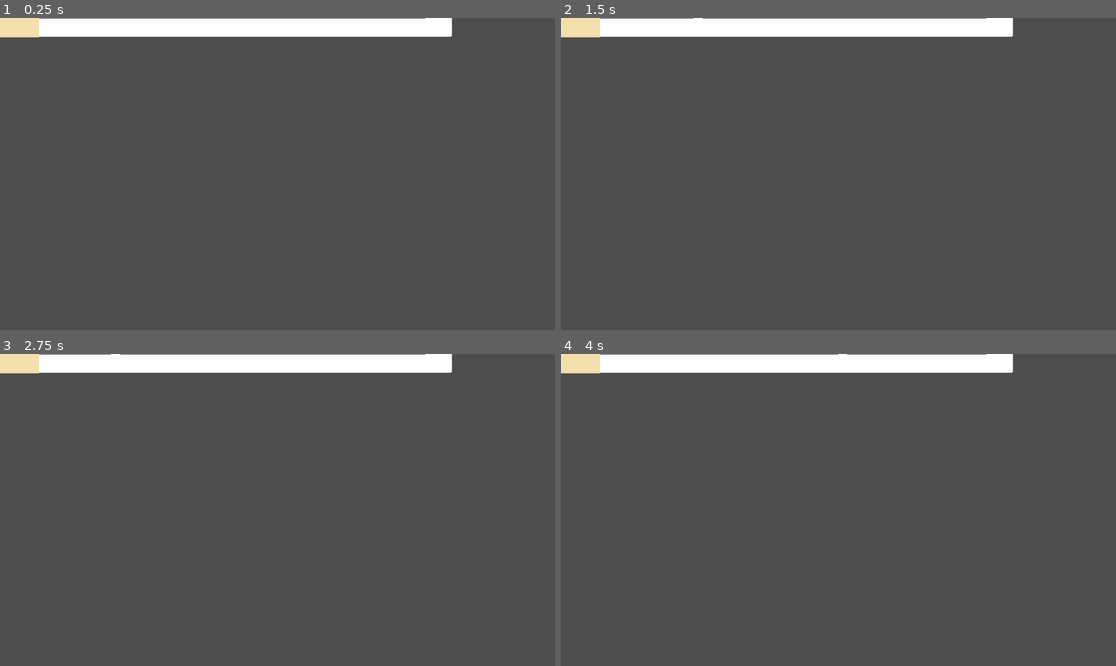
Above: before the commit, frames 1-4 (two rows, left to right).
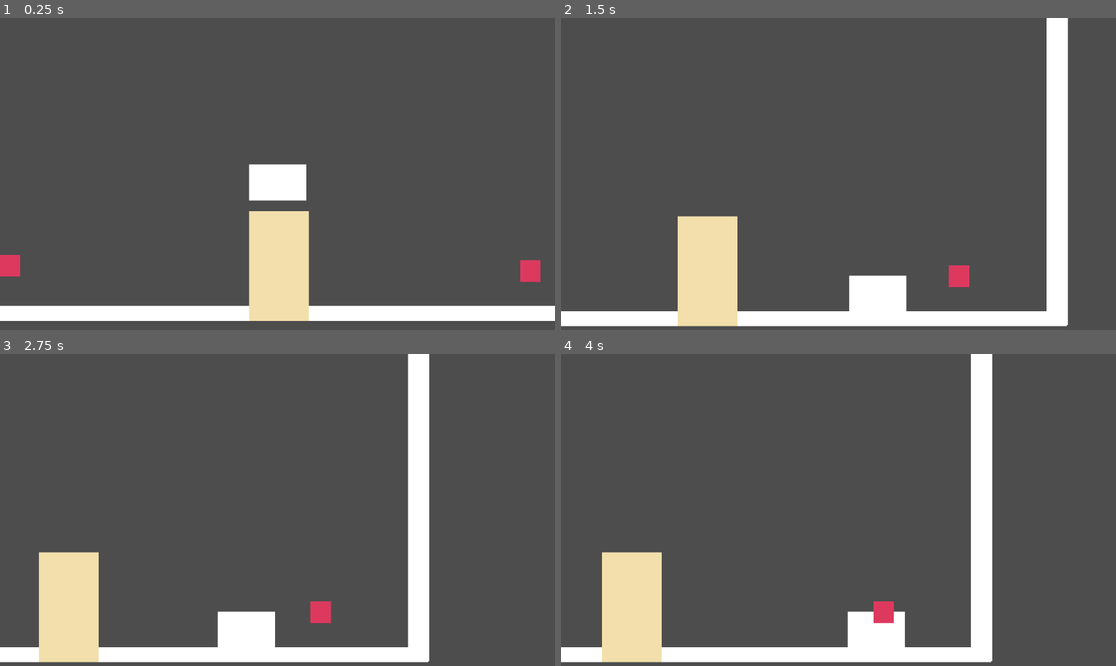
Above: after the commit, the same moments.

Repository: LouisZCode/love_dog_brackeysJam_2025
Game: Godot game, scene res://scenes/game.tscn
The game is run twice, just before and just after one commit, with the same random seed, the same clock (stepped at 60 frames per second) and the same inputs.
Inputs:
- Up to frame 1 (0.25 s): no input
- Up to frame 2 (1.5 s): hold Space (run, bound only after the commit) 0.53-1.28 s; hold Right (ui_right) from 0.53 s (still down); tap E (interact, bound only after the commit) at 0.6 s; tap Space (run, bound only after the commit) at 1.35 s
- Up to frame 3 (2.75 s): tap E (interact, bound only after the commit) at 1.55, 2.1 s; release Right (ui_right) at 2.03 s; hold Left (ui_left) from 2.03 s (still down); hold Space (run, bound only after the commit) from 2.03 s (still down)
- Up to frame 4 (4 s): release Left (ui_left) at 2.78 s; release Space (run, bound only after the commit) at 2.78 s; hold Right (ui_right) from 2.78 s (still down); tap Space (run, bound only after the commit) at 2.85 s; tap E (interact, bound only after the commit) at 3.05, 3.6 s; hold Space (run, bound only after the commit) from 3.53 s (still down)

The runs differ from the first frame. In frame 1, 15% of the frame differs, in the area x 0-100%, y 0-98%; in frame 2, 18%, in the area x 0-92%, y 0-99%; in frame 3, 17%; in frame 4, 17%.

Commit message:
base structure is working
dog movement, and first location going well

Diff:
--- a/project.godot
+++ b/project.godot
@@ -14,3 +14,16 @@
 run/main_scene="res://scenes/game.tscn"
 config/features=PackedStringArray("4.3", "Forward Plus")
 config/icon="res://icon.svg"
+
+[input]
+
+run={
+"deadzone": 0.5,
+"events": [Object(InputEventKey,"resource_local_to_scene":false,"resource_name":"","device":-1,"window_id":0,"alt_pressed":false,"shift_pressed":false,"ctrl_pressed":false,"meta_pressed":false,"pressed":false,"keycode":0,"physical_keycode":32,"key_label":0,"unicode":32,"location":0,"echo":false,"script":null)
+]
+}
+interact={
+"deadzone": 0.5,
+"events": [Object(InputEventKey,"resource_local_to_scene":false,"resource_name":"","device":-1,"window_id":0,"alt_pressed":false,"shift_pressed":false,"ctrl_pressed":false,"meta_pressed":false,"pressed":false,"keycode":0,"physical_keycode":69,"key_label":0,"unicode":101,"location":0,"echo":false,"script":null)
+]
+}
--- a/scenes/game.tscn
+++ b/scenes/game.tscn
@@ -21,6 +21,7 @@
 [node name="Game" type="Node2D"]
 
 [node name="Player" parent="." instance=ExtResource("1_uhufi")]
+position = Vector2(0, -305)
 
 [node name="ProblemManager" type="Node2D" parent="."]
 script = ExtResource("2_qbmpg")
--- a/scenes/player.tscn
+++ b/scenes/player.tscn
@@ -3,9 +3,9 @@
 [ext_resource type="Script" path="res://script/player.gd" id="1_ev1qf"]
 
 [sub_resource type="RectangleShape2D" id="RectangleShape2D_0n0j6"]
-size = Vector2(19, 20)
+size = Vector2(150, 152)
 
-[node name="Player" type="CharacterBody2D"]
+[node name="Player" type="CharacterBody2D" groups=["player"]]
 floor_constant_speed = true
 floor_max_angle = 0.0174533
 floor_snap_length = 32.0
@@ -14,12 +14,19 @@
 [node name="Sprite2D" type="Sprite2D" parent="."]
 
 [node name="ColorRect" type="ColorRect" parent="Sprite2D"]
-offset_left = -10.0
-offset_top = -20.0
-offset_right = 9.0
+offset_left = -74.0
+offset_top = -94.0
+offset_right = 75.0
 
 [node name="CollisionShape2D" type="CollisionShape2D" parent="."]
-position = Vector2(-0.5, -10)
+position = Vector2(0, -76)
 shape = SubResource("RectangleShape2D_0n0j6")
 
 [node name="AnimationPlayer" type="AnimationPlayer" parent="."]
+
+[node name="Camera2D" type="Camera2D" parent="."]
+zoom = Vector2(0.8, 0.8)
+limit_bottom = 50
+limit_smoothed = true
+position_smoothing_enabled = true
+rotation_smoothing_enabled = true
--- /dev/null
+++ b/scenes/problem.tscn
@@ -0,0 +1,26 @@
+[gd_scene load_steps=3 format=3 uid="uid://deuh8ah1ptcib"]
+
+[ext_resource type="Script" path="res://script/problem.gd" id="1_dhuld"]
+
+[sub_resource type="RectangleShape2D" id="RectangleShape2D_mvjxg"]
+size = Vector2(110, 114)
+
+[node name="Problem" type="Area2D"]
+script = ExtResource("1_dhuld")
+
+[node name="CollisionShape2D" type="CollisionShape2D" parent="."]
+shape = SubResource("RectangleShape2D_mvjxg")
+
+[node name="ColorRect" type="ColorRect" parent="CollisionShape2D"]
+offset_left = -27.0
+offset_top = -29.0
+offset_right = 26.0
+offset_bottom = 28.0
+color = Color(0.864633, 0.221863, 0.373209, 1)
+
+[node name="RichTextLabel" type="RichTextLabel" parent="."]
+offset_left = -33.0
+offset_top = -92.0
+offset_right = 51.0
+offset_bottom = -52.0
+text = "Press E"
--- a/script/player.gd
+++ b/script/player.gd
@@ -1,36 +1,105 @@
 extends CharacterBody2D
 
-@export var speed := 300.0
-@export var jump_velocity := -300.0
+@export var walk_speed := 300.0
+@export var run_speed := 600.0
+@export var acceleration := 1500.0
+@export var friction := 1000.0
+@export var debug_mode := true
 
 # Get the gravity from the project settings to be synced with RigidBody nodes
 var gravity = ProjectSettings.get_setting("physics/2d/default_gravity")
+
+enum DogState { IDLE, WALKING, RUNNING, FIXING }
+var current_state: DogState = DogState.IDLE
 var is_at_table := false
+var facing_right := true
+var current_noise := 0.0
+@export var noise_increase_rate := 2.0  # How fast noise increases while running
+@export var noise_decrease_rate := 1.0  # How fast noise decreases while walking/idle
+@export var max_noise := 100.0
+
+# Signal for noise level changes
+signal noise_level_changed(noise: float)
 
 func _physics_process(delta):
 	# Add the gravity
 	if not is_on_floor():
 		velocity.y += gravity * delta
 
-	# Handle horizontal movement
+	# Get movement input
 	var direction = Input.get_axis("ui_left", "ui_right")
-	if direction:
-		velocity.x = direction * speed
+	var is_running = Input.is_action_pressed("run")  # Space key by default
+
+	# Set speed based on running state
+	var target_speed = run_speed if is_running else walk_speed
+
+	# Handle movement with acceleration and friction
+	if direction != 0:
+		velocity.x = move_toward(velocity.x, direction * target_speed, acceleration * delta)
+		current_state = DogState.RUNNING if is_running else DogState.WALKING
+		facing_right = direction > 0
+
+		# Update noise level
+		if is_running:
+			update_noise(delta, true)
 	else:
-		velocity.x = move_toward(velocity.x, 0, speed)
+		velocity.x = move_toward(velocity.x, 0, friction * delta)
+		current_state = DogState.IDLE if is_on_floor() else current_state
+		update_noise(delta, false)
 
 	move_and_slide()
+	update_animation_state()
+
+	if debug_mode:
+		print_debug_info()
+
+func update_noise(delta: float, is_running: bool) -> void:
+	if is_running:
+		current_noise = min(current_noise + noise_increase_rate * delta, max_noise)
+	else:
+		current_noise = max(current_noise - noise_decrease_rate * delta, 0.0)
+
+	emit_signal("noise_level_changed", current_noise)
+
+func update_animation_state():
+	# This will be used later for animations
+	# For now we can just flip the sprite based on direction
+	if facing_right:
+		scale.x = abs(scale.x)
+	else:
+		scale.x = -abs(scale.x)
+
+func print_debug_info():
+	# Only print every 60 frames to avoid console spam
+	if Engine.get_physics_frames() % 60 == 0:
+		print("State: ", DogState.keys()[current_state])
+		print("At Table: ", is_at_table)
+		print("Noise Level: ", current_noise)
+		print("Velocity: ", velocity)
 
 func _on_table_area_entered(area):
 	if area.name == "TableArea":
 		is_at_table = true
+		if debug_mode:
+			print("Entered table area")
 
 func _on_table_area_exited(area):
 	if area.name == "TableArea":
 		is_at_table = false
+		if debug_mode:
+			print("Exited table area")
 
-# Called when the Problem Area is entered
-func _on_problem_area_entered(area):
-	if "Problem" in area.name:
-		# Here we'll add the logic to fix problems
-		pass
+func start_fixing():
+	current_state = DogState.FIXING
+	# Add fixing logic here later
+
+func stop_fixing():
+	current_state = DogState.IDLE
+	# Add stop fixing logic here later
+
+func get_noise_level() -> float:
+	return current_noise
+
+# This will be called from the ProblemManager when a problem is nearby
+func can_fix_problem() -> bool:
+	return current_state != DogState.FIXING and not is_at_table
--- /dev/null
+++ b/script/problem.gd
@@ -0,0 +1,26 @@
+extends Area2D
+
+@onready var prompt_label: RichTextLabel = $RichTextLabel
+
+var can_interact := false
+
+func _ready():
+	prompt_label.hide()
+
+func _process(_delta):
+	if can_interact and Input.is_action_just_pressed("interact"):
+		solve_problem()
+
+func _on_body_entered(body):
+	if body.is_in_group("player"):
+		can_interact = true
+		prompt_label.show()
+
+func _on_body_exited(body):
+	if body.is_in_group("player"):
+		can_interact = false
+		prompt_label.hide()
+
+func solve_problem():
+	# Play solve animation/sound here later
+	queue_free()  # For now, just remove the problem
--- a/script/problem_manager.gd
+++ b/script/problem_manager.gd
@@ -1,21 +1,24 @@
-extends Node2D
+extends Node
 
-var active_problems = []
-@export var problem_scenes: Array[PackedScene]
-@export var min_spawn_time: float = 5.0
-@export var max_spawn_time: float = 15.0
+var problem_scene = preload("res://scenes/problem.tscn")  # Adjust path as needed
+@onready var spawn_points = $"../Rooms/DiningRoom/ProblemSpawnPoints".get_children()
 
 func _ready():
-	start_problem_timer()
-
-func start_problem_timer():
-	var timer = get_tree().create_timer(randf_range(min_spawn_time, max_spawn_time))
-	timer.timeout.connect(spawn_problem)
+	# Spawn initial problems
+	spawn_problem()
+	spawn_problem()
 
 func spawn_problem():
-	# Implementation for spawning new problems
-	pass
+	# Get a random available spawn point
+	var available_points = spawn_points.filter(func(point):
+		return point.get_child_count() == 0
+	)
 
-func resolve_problem(problem_id: int):
-	# Implementation for fixing problems
-	pass
+	if available_points.is_empty():
+		return
+
+	var spawn_point = available_points[randi() % available_points.size()]
+
+	# Create and add the problem
+	var problem = problem_scene.instantiate()
+	spawn_point.add_child(problem)
